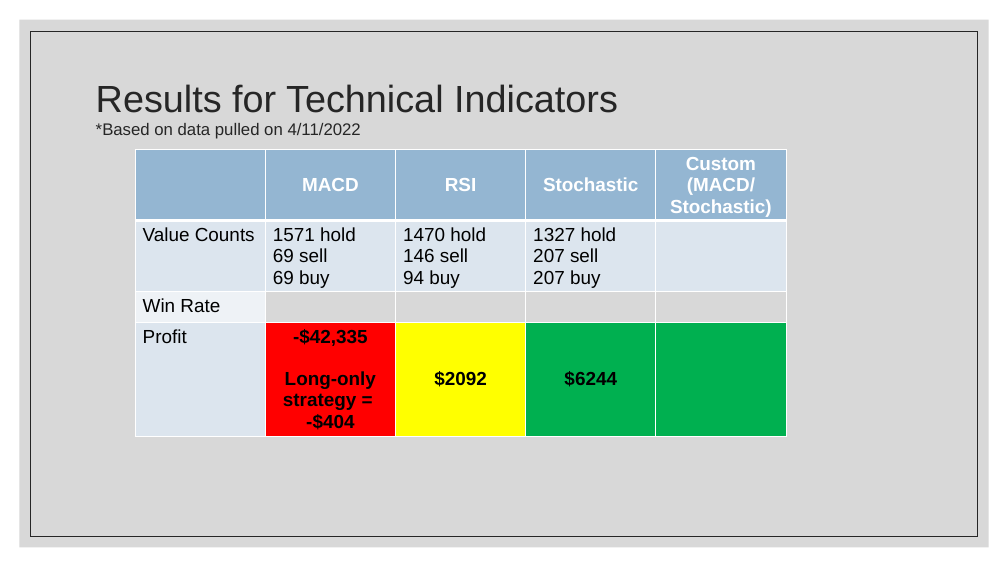
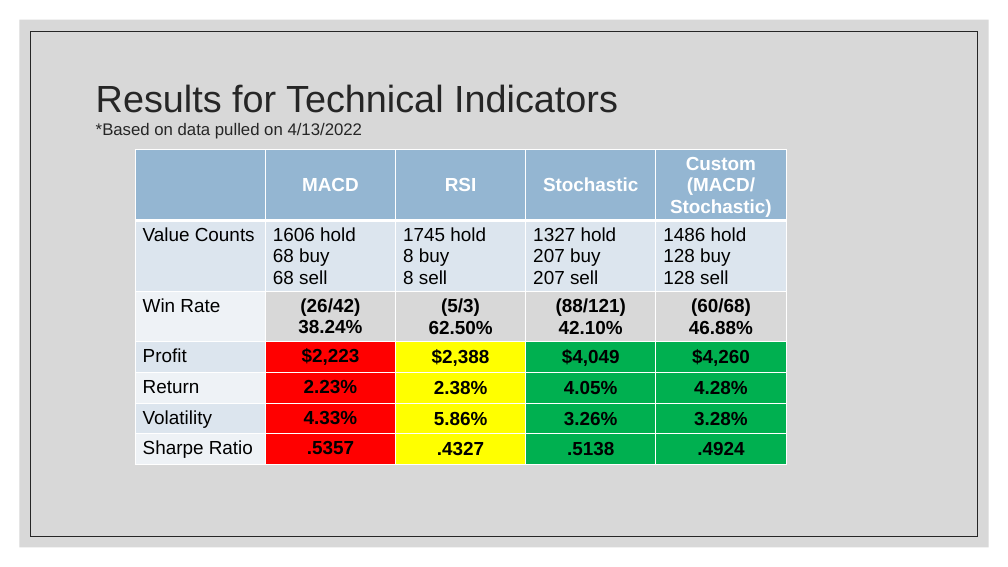
Before and after one commit to Kgross2/Group2_Project2, a slide deck: slide 6 of Resources/20220411_Project2_Group2.pptx. Drawn at 1008x567 pixels with LibreOffice and Linux fonts; fonts in the diff are those of the drawing. Boxes give left, top, right and bottom in pixels: in the first picture for what was removed or moved away, otherwise in the second. Text is boxed around its words. In the diff, an @@ line names an element or a change of style, - is before the commit and + after.

Commit message:
put each algoritm in its own notebook. Updated powerpoint with algorithm reults.

```diff
--- a/Resources/20220411_Project2_Group2.pptx
+++ b/Resources/20220411_Project2_Group2.pptx
@@ title at (x1=96, y1=84, x2=618, y2=139): text changed @@
-Results for Technical Indicators
-*Based on data pulled on 4/11/2022
+Results for Technical Indicators
+*Based on data pulled on 4/13/2022
@@ table at (x1=135, y1=150, x2=786, y2=499) @@
-row 2: Value Counts | 1571 hold / 69 sell / 69 buy | 1470 hold / 146 sell / 94 buy | 1327 hold / 207 sell / 207 buy | 
-row 3: Win Rate |  |  |  | 
-row 4: Profit | -$42,335 / Long-only strategy = / -$404 | $2092 | $6244 | 
+row 2: Value Counts | 1606 hold / 68 buy / 68 sell | 1745 hold / 8 buy / 8 sell | 1327 hold / 207 buy / 207 sell | 1486 hold / 128 buy / 128 sell
+row 3: Win Rate | (26/42) / 38.24% | (5/3) / 62.50% | (88/121) / 42.10% | (60/68) / 46.88%
+row 4: Profit | $2,223 | $2,388 | $4,049 | $4,260
+row 5: Return | 2.23% | 2.38% | 4.05% | 4.28%
+row 6: Volatility | 4.33% | 5.86% | 3.26% | 3.28%
+row 7: Sharpe Ratio | .5357 | .4327 | .5138 | .4924
```
Also in this commit, not shown: 6 other files.
